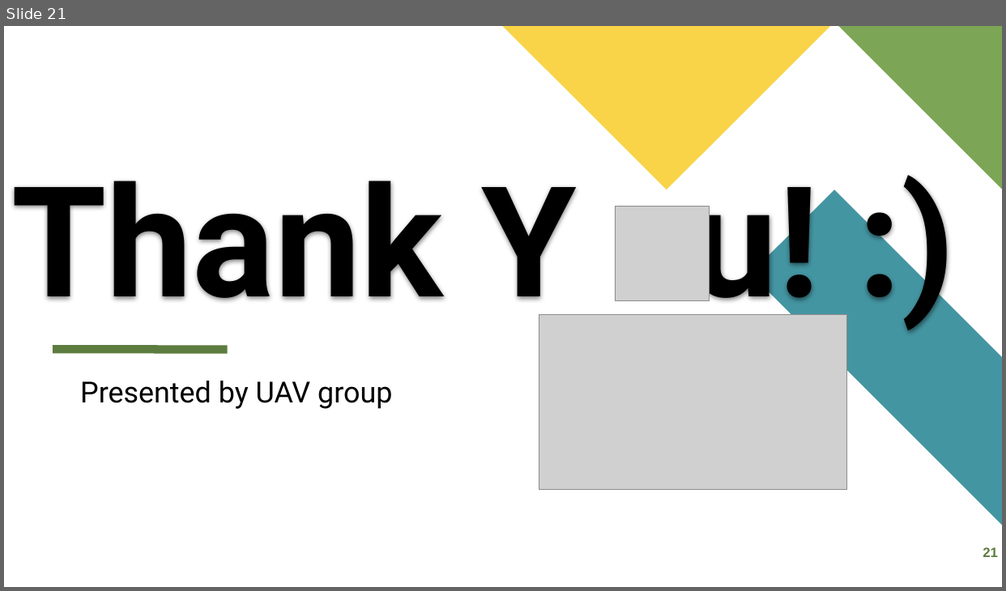
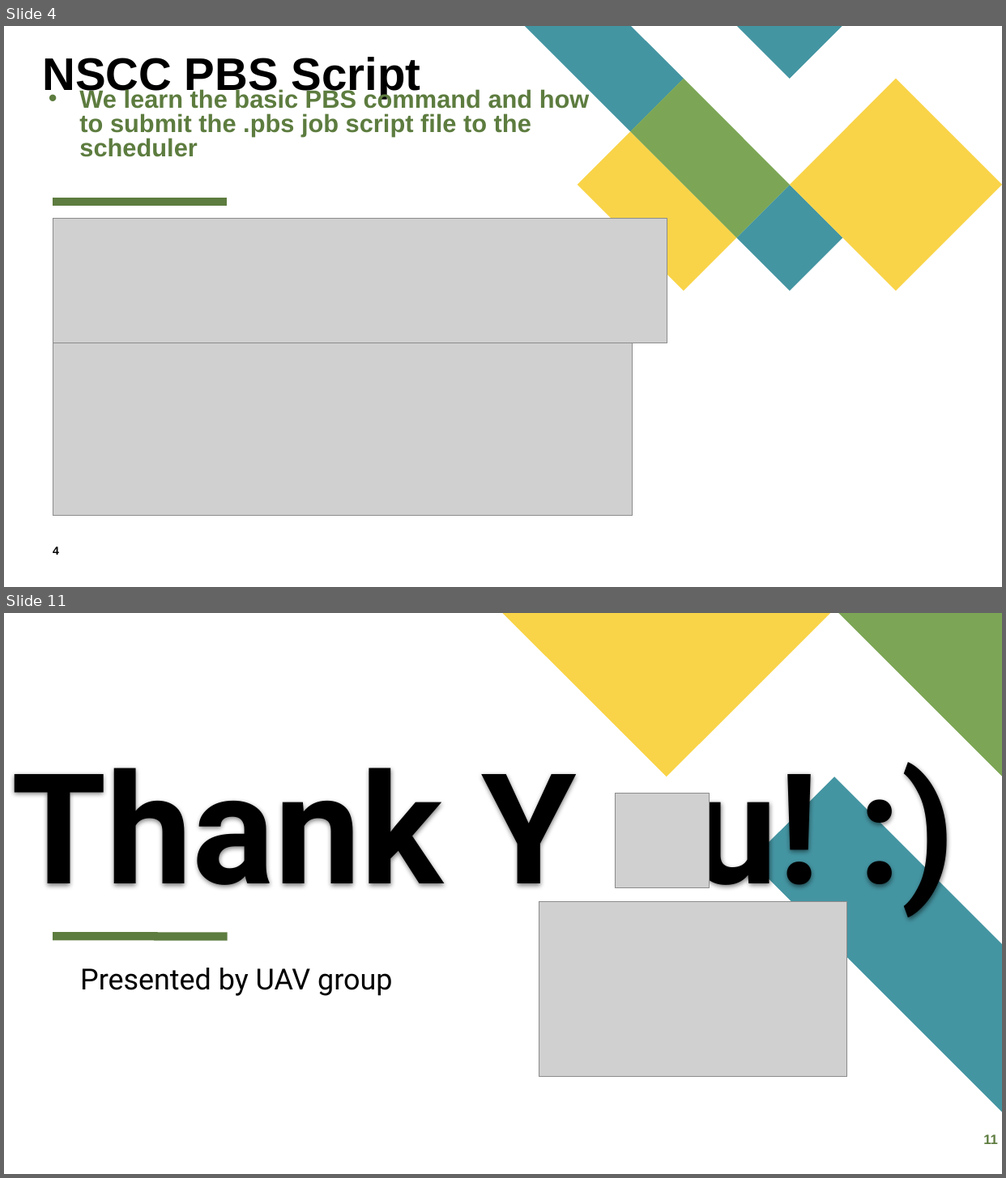
Before and after one commit to Kevin-Whoo/EE6008_48_UAV, a slide deck: EE6008_48_UAV_week4.pptx. Shown one above the other, each under a label of ours: slide 21 before the commit, slides 4 and 11 after it; the slides between them are not shown. The pictures are 1006x591 and 1006x1178 pixels, drawn with LibreOffice and Linux fonts; fonts in the diff are those of the drawing; grey boxes stand for pictures. Boxes give left, top, right and bottom in pixels: in the first picture for what was removed or moved away, otherwise in the second. Text is boxed around its words. In the diff, an @@ line names an element or a change of style, - is before the commit and + after.

```diff
--- a/EE6008_48_UAV_week4.pptx
+++ b/EE6008_48_UAV_week4.pptx
@@ slide 4 added at [4,26,1002,587], background #FFFFFF @@
@@ title added at [42,57,421,98], 44 pt, text #000000, bold @@
+NSCC PBS Script
@@ text added at [79,88,590,157], 24 pt, text #5D7C3F, bold @@
+• We learn the basic PBS command and how to submit the .pbs job script file to the scheduler
@@ group added at [525,26,1002,291]: 5 freeform shapes @@
@@ line added from (53, 202) to (227, 202), #5D7C3F 8 pt @@
@@ picture added at [53,219,667,344] @@
@@ picture added at [53,344,632,516] @@
@@ page number added at [53,547,59,555], 11 pt, text #000000, bold @@
+4
@@ what was slide 21 is now slide 11 @@
@@ page number at [983,1135,998,1144]: text changed @@
-21
+11
```
Also in this commit, not shown: 4 slides changed, 5 other slides added, 16 slides removed, 1 other file.
